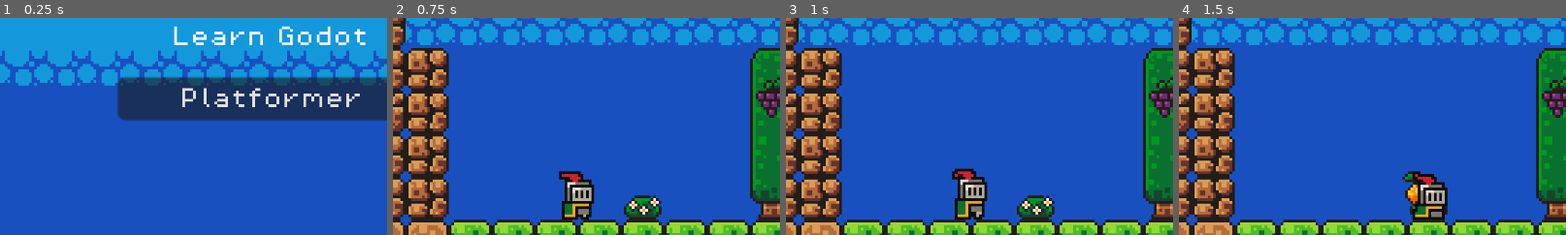
Above: before the commit, frames 1-4 (left to right).
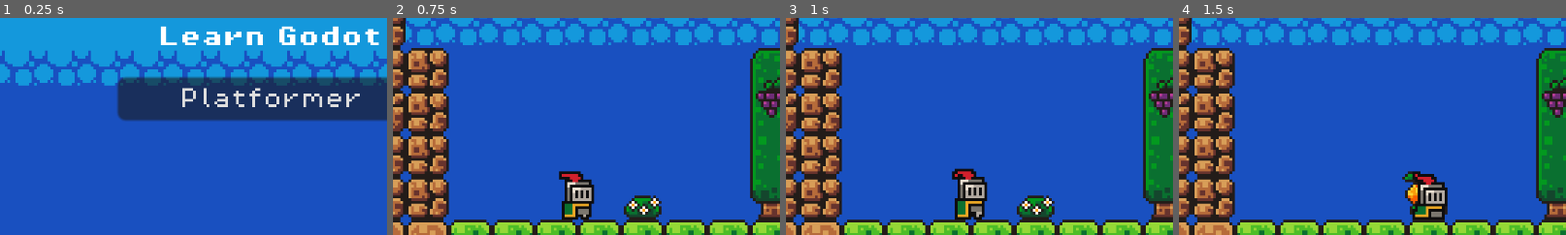
Above: after the commit, the same moments.

Repository: kieranknowles1/learn-godot
Game: Godot game, scene res://scenes/menu.tscn
The game is run twice, just before and just after one commit, with the same random seed, the same clock (stepped at 60 frames per second) and the same inputs.
Inputs:
- Up to frame 1 (0.25 s): no input
- Up to frame 2 (0.75 s): click "Platformer" at 0.5 s
- Up to frame 3 (1 s): no input
- Up to frame 4 (1.5 s): hold D (move_right) from 1.28 s (still down); tap E (attack) at 1.35 s
The pictures show only the part of the screen within x 15-65%, y 4-54%; the shares and areas given below are measured in that part.

The runs differ from the first frame. In frame 1, 2.2% of the frame differs, in the area x 41-98%, y 3-13%; in frame 2, nothing differs; in frame 3, nothing differs; in frame 4, nothing differs.

Commit message:
Use bold for title

Diff:
--- a/assets/default_theme.tres
+++ b/assets/default_theme.tres
@@ -1,7 +1,9 @@
-[gd_resource type="Theme" load_steps=2 format=3 uid="uid://dqq5pwsrbeel8"]
+[gd_resource type="Theme" load_steps=3 format=3 uid="uid://dqq5pwsrbeel8"]
 
 [ext_resource type="FontFile" uid="uid://c7gwrxyx52wgv" path="res://addons/brackeys/fonts/PixelOperator8.ttf" id="1_44noo"]
+[ext_resource type="FontFile" uid="uid://b4hj671wrysgf" path="res://addons/brackeys/fonts/PixelOperator8-Bold.ttf" id="1_jubsl"]
 
 [resource]
 default_font = ExtResource("1_44noo")
 default_font_size = 8
+HeaderLarge/fonts/font = ExtResource("1_jubsl")
--- a/scenes/menu.tscn
+++ b/scenes/menu.tscn
@@ -14,6 +14,7 @@
 offset_top = -71.0
 offset_right = 46.0
 offset_bottom = -48.0
+theme_type_variation = &"HeaderLarge"
 text = "MENU_TITLE"
 horizontal_alignment = 1
 
